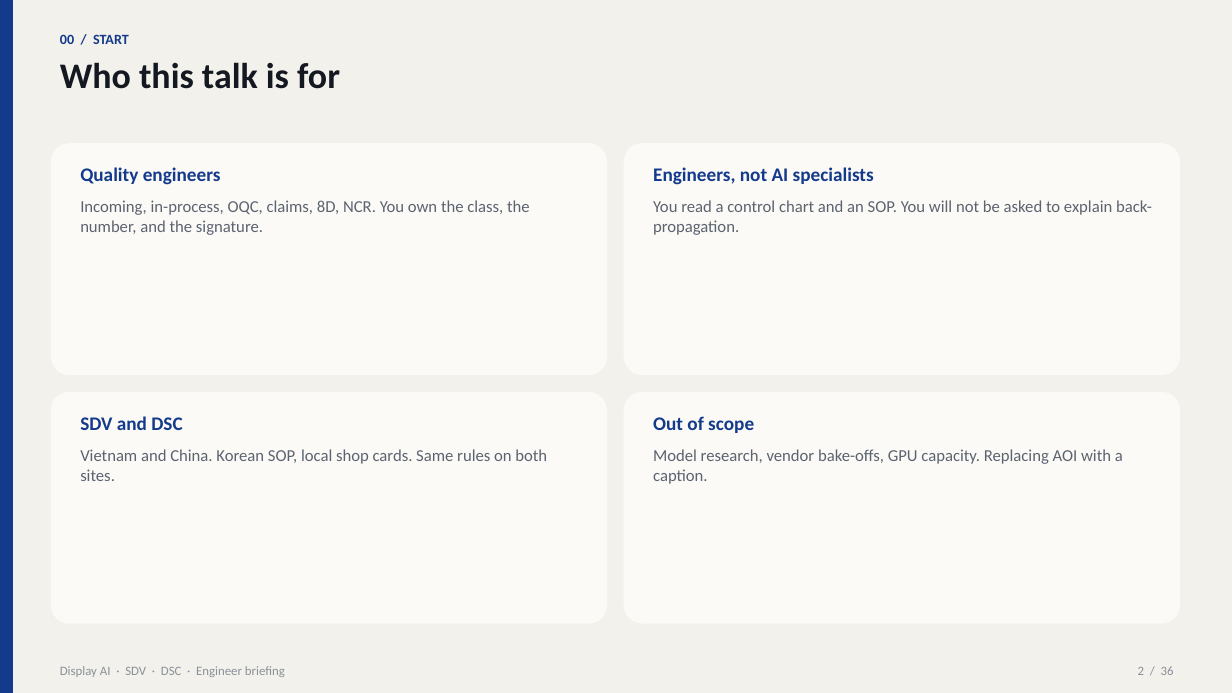
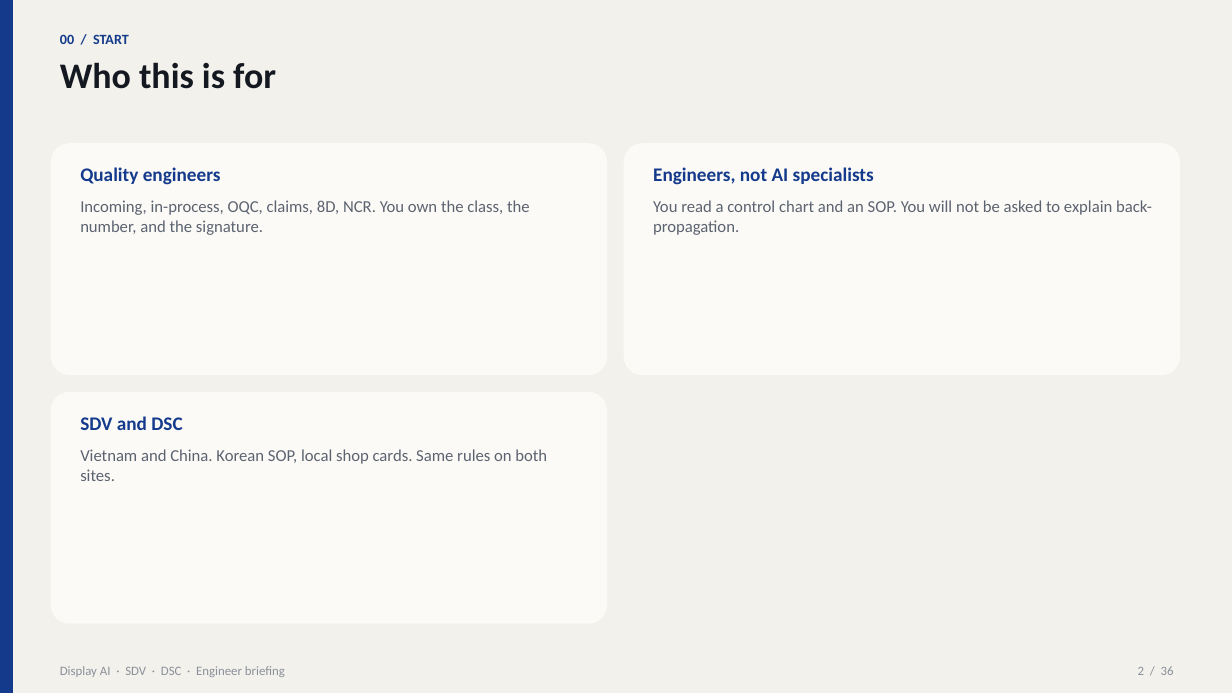
Before and after one commit to beyondlatent/welcome, a slide deck: slide 2 of Display-AI-Briefing-SDV-DSC.pptx. Drawn at 1232x693 pixels with LibreOffice and Linux fonts; fonts in the diff are those of the drawing. Boxes give left, top, right and bottom in pixels: in the first picture for what was removed or moved away, otherwise in the second. Text is boxed around its words. In the diff, an @@ line names an element or a change of style, - is before the commit and + after.

```diff
--- a/Display-AI-Briefing-SDV-DSC.pptx
+++ b/Display-AI-Briefing-SDV-DSC.pptx
@@ text at box(60, 62, 276, 89): text changed @@
-Who this talk is for
+Who this is for
@@ rounded rectangle removed at box(624, 392, 1180, 624) @@
@@ text removed at box(653, 416, 1123, 484) @@
-Out of scope
-Model research, vendor bake-offs, GPU capacity. Replacing AOI with a caption.
```
Also in this commit, not shown: 2 other files.
